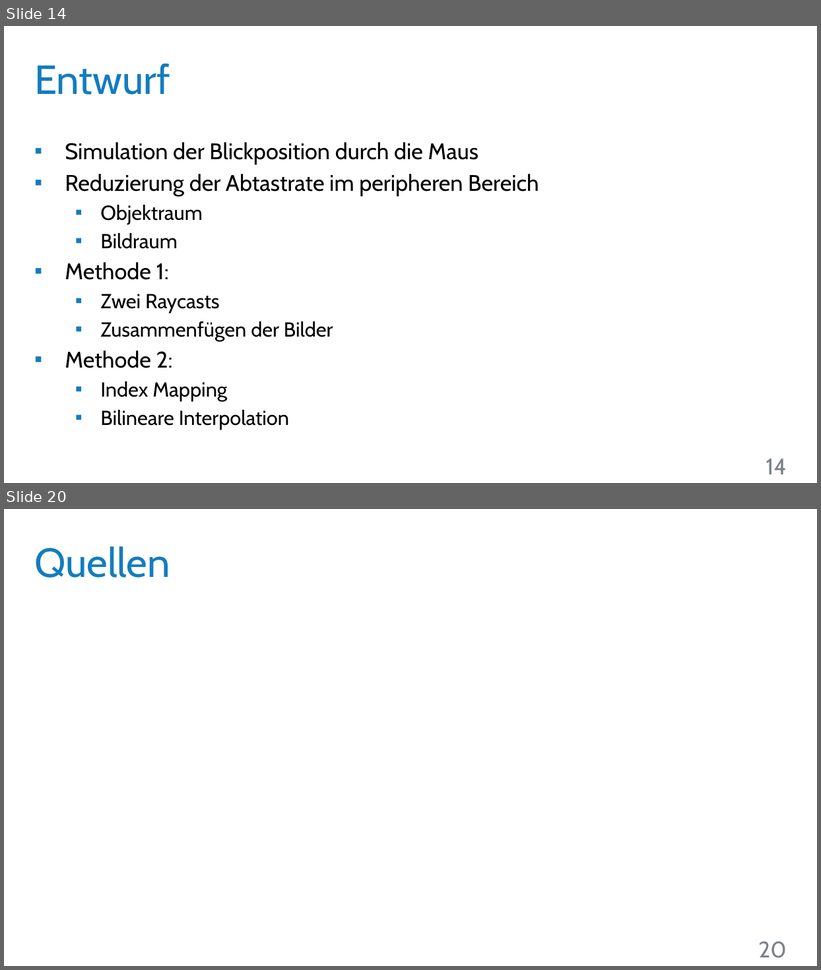
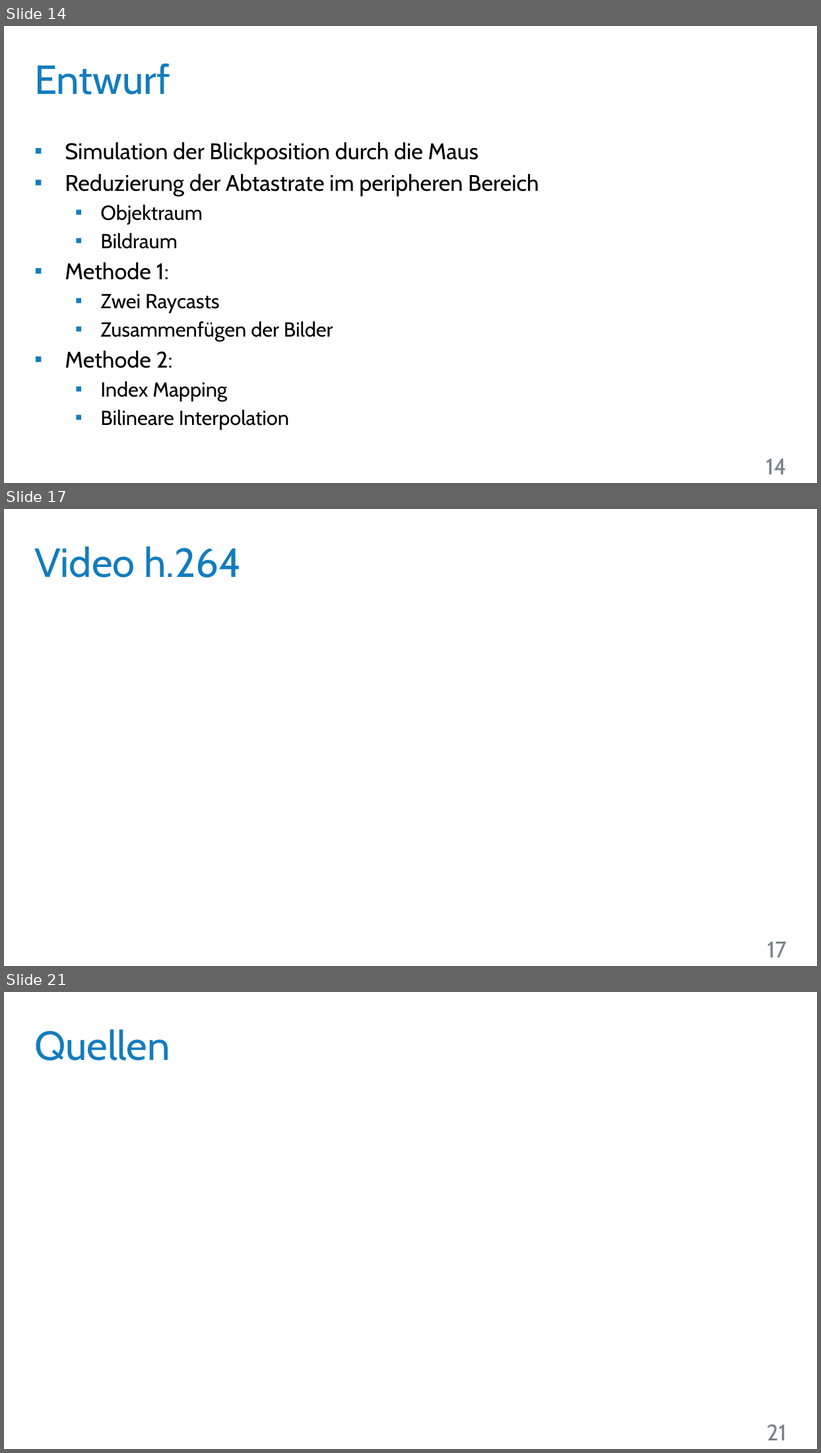
Before and after one commit to UniStuttgart-VISUS/FoveatedVolumeRendering, a slide deck: Dokumente/Vortrag/Wahrnehmungsorientiertes_Volumen-Rendering.pptx. Shown one above the other, each under a label of ours: slides 14 and 20 before the commit, slides 14, 17 and 21 after it; the slides between them are not shown. The pictures are 821x970 and 821x1453 pixels, drawn with LibreOffice and Linux fonts; fonts in the diff are those of the drawing; background and template pictures are left out. Boxes give left, top, right and bottom in pixels: in the first picture for what was removed or moved away, otherwise in the second. Text is boxed around its words. In the diff, an @@ line names an element or a change of style, - is before the commit and + after.

```diff
--- a/Dokumente/Vortrag/Wahrnehmungsorientiertes_Volumen-Rendering.pptx
+++ b/Dokumente/Vortrag/Wahrnehmungsorientiertes_Volumen-Rendering.pptx
@@ slide 17 added at (x1=4, y1=509, x2=817, y2=966), background #FFFFFF @@
@@ title added at (x1=34, y1=546, x2=242, y2=578), 36 pt, text #137CBE @@
+Video h.264
@@ page number added at (x1=767, y1=942, x2=786, y2=958), 20 pt, text #788388 @@
+17
@@ what was slide 20 is now slide 21 @@
@@ page number at (x1=767, y1=1424, x2=787, y2=1441): text changed @@
-20
+21
```
Also in this commit, not shown: 11 slides changed, 2 other slides added, 2 slides removed.
